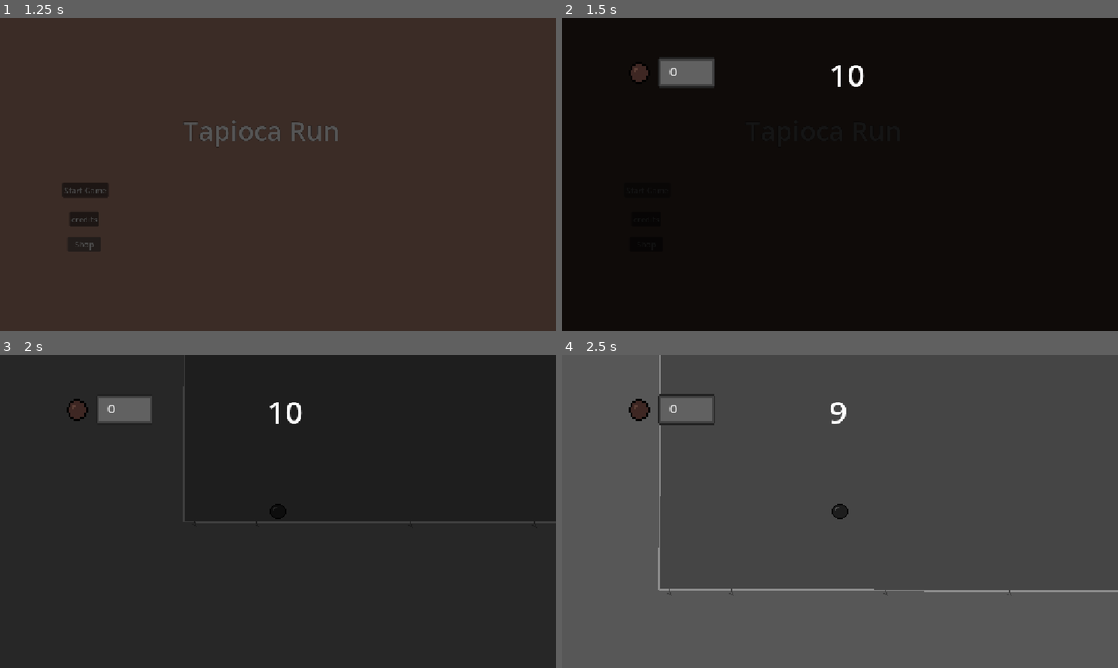
Above: before the commit, frames 1-4 (two rows, left to right).
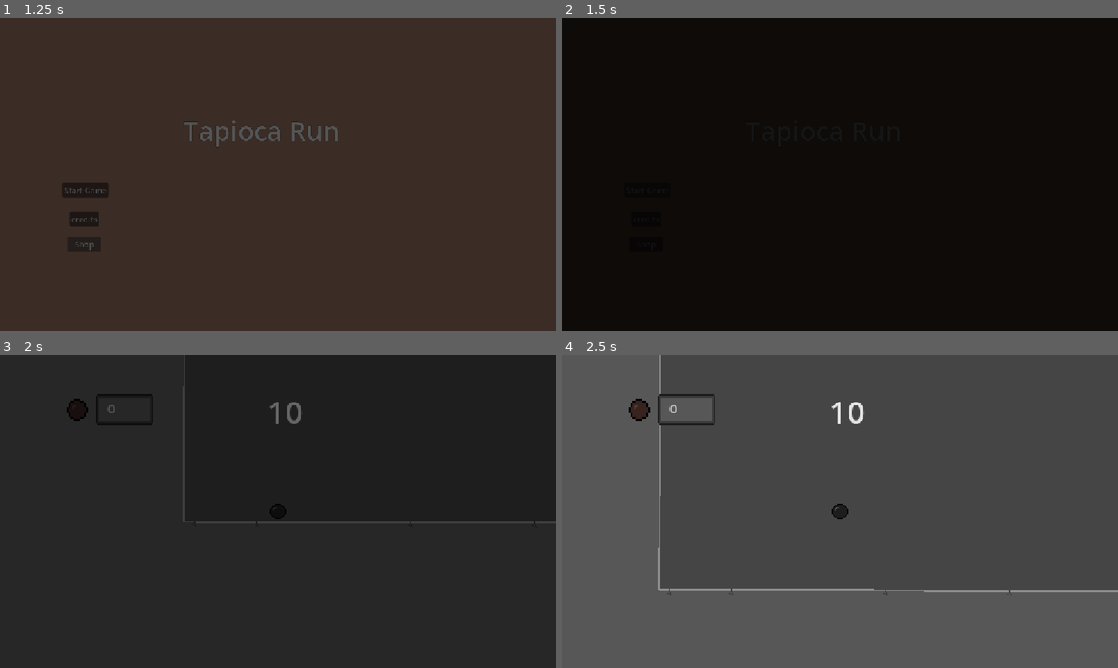
Above: after the commit, the same moments.

Repository: Adi-Ari-17/tapioca-run
Game: Godot game, scene res://scenes/main.tscn
The game is run twice, just before and just after one commit, with the same random seed, the same clock (stepped at 60 frames per second) and the same inputs.
Inputs:
- Up to frame 1 (1.25 s): click "Shop" at 0.5 s
- Up to frame 2 (1.5 s): click "Start Game" at 1.25 s
- Up to frame 3 (2 s): no input
- Up to frame 4 (2.5 s): hold Right (right) from 2.03 s (still down); tap Up (up) at 2.27 s

Frame 1 is identical in both runs. In frame 2, 1.2% of the frame differs, in the area x 12-55%, y 13-22%; in frame 3, 1.2%; in frame 4, 0.2%.

Commit message:
some scene stuff

Diff:
--- a/tapioca-run/scenes/main.tscn
+++ b/tapioca-run/scenes/main.tscn
@@ -72,6 +72,7 @@
 
 [node name="ColorRect" type="ColorRect" parent="GUI/TransitionLayer" unique_id=1793639679]
 modulate = Color(1, 1, 1, 0)
+z_index = 25
 anchors_preset = 15
 anchor_right = 1.0
 anchor_bottom = 1.0
--- a/tapioca-run/scripts/main.gd
+++ b/tapioca-run/scripts/main.gd
@@ -31,12 +31,7 @@
 	if player:
 		player.set_physics_process(true)
 	change_level(GameManager.current_level, GameManager.spawn_pos)
-	if countdown:
-		countdown.show()
-		print(GameManager.countdown)
-		countstart.emit()
-	if hud:
-		hud.show()
+
 
 func change_level(level: String, spawn_pos: Vector2) -> void:
 	GameManager.controls_allowed = false
@@ -54,6 +49,12 @@
 	if new_level:
 		current_level_node = new_level.instantiate()
 		level_node.add_child(current_level_node)
+	if countdown:
+		countdown.show()
+		print(GameManager.countdown)
+		countstart.emit()
+	if hud:
+		hud.show()
 	if player:
 		player.set_physics_process(true)
 		player.process_mode = Node.PROCESS_MODE_INHERIT
@@ -79,6 +80,7 @@
 	if transition_layer:
 		transition_layer.fade_out()
 	menu_scene.game_start.connect(game_starting)
+	menu_scene.shop_load.connect(shop_load)
 
 func shop_load() -> void:
 	if transition_layer:
@@ -89,3 +91,4 @@
 	level_node.add_child(shop_scene)
 	if transition_layer:
 		transition_layer.fade_out()
+	shop_scene.menu_load.connect(return_to_menu)
